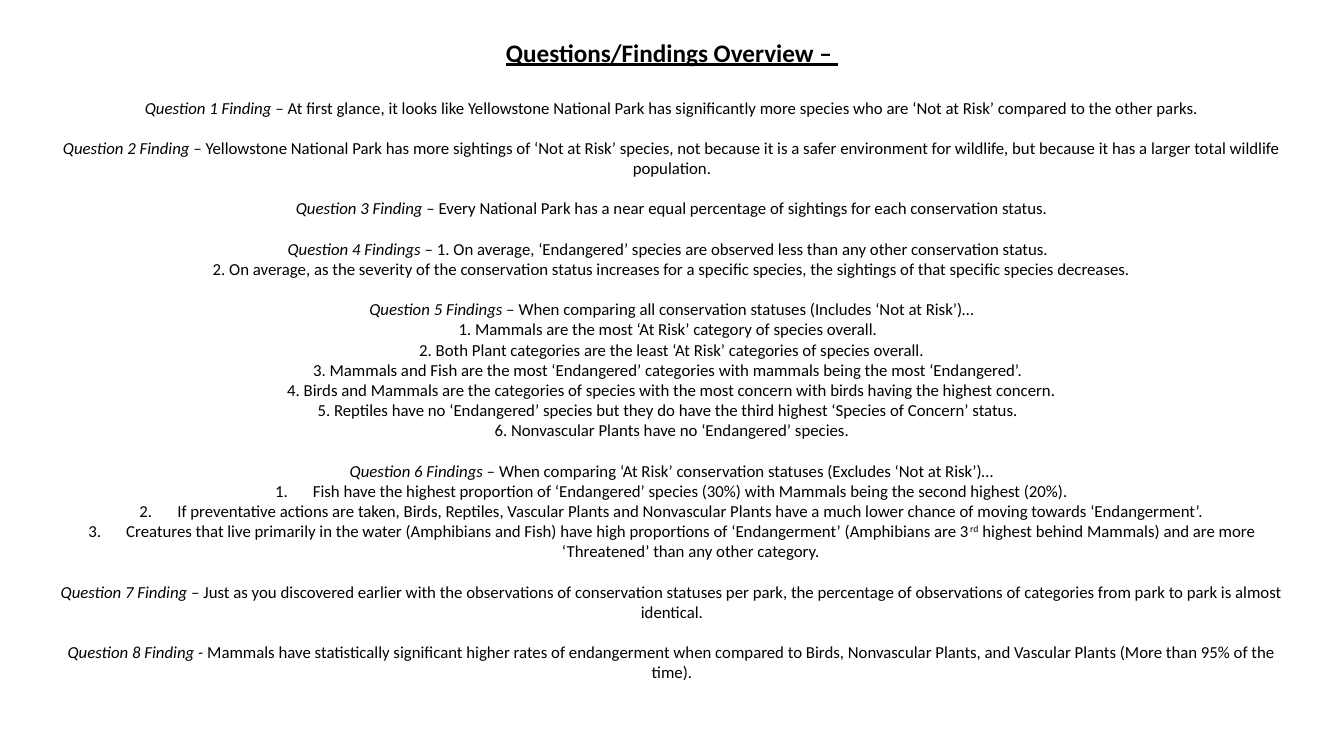
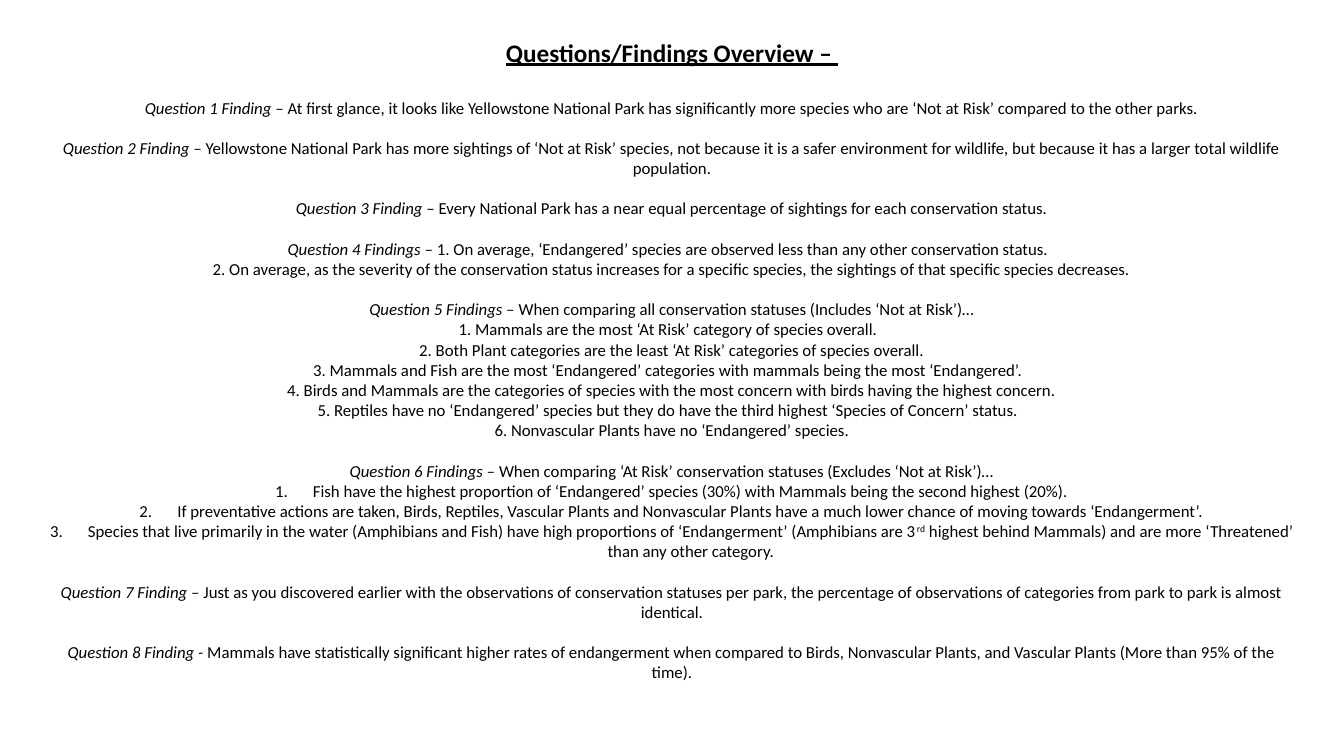
Before and after one commit to bsandma1/Biodiversity_Analysis, a slide deck: slide 57 of National Park Biodiversity Data Analysis.pptx. Drawn at 1344x756 pixels with LibreOffice and Linux fonts; fonts in the diff are those of the drawing. Boxes give left, top, right and bottom in pixels: in the first picture for what was removed or moved away, otherwise in the second. Text is boxed around its words. In the diff, an @@ line names an element or a change of style, - is before the commit and + after.

```diff
--- a/National Park Biodiversity Data Analysis.pptx
+++ b/National Park Biodiversity Data Analysis.pptx
@@ text at box(88, 525, 1293, 560): text changed @@
-3. Creatures that live primarily in the water (Amphibians and Fish) have high proportions of ‘Endangerment’ (Amphibians are 3rd highest behind Mammals) and are more ‘Threatened’ than any other category.
+3. Species that live primarily in the water (Amphibians and Fish) have high proportions of ‘Endangerment’ (Amphibians are 3rd highest behind Mammals) and are more ‘Threatened’ than any other category.
```
Also in this commit, not shown: 1 other slide changed.
